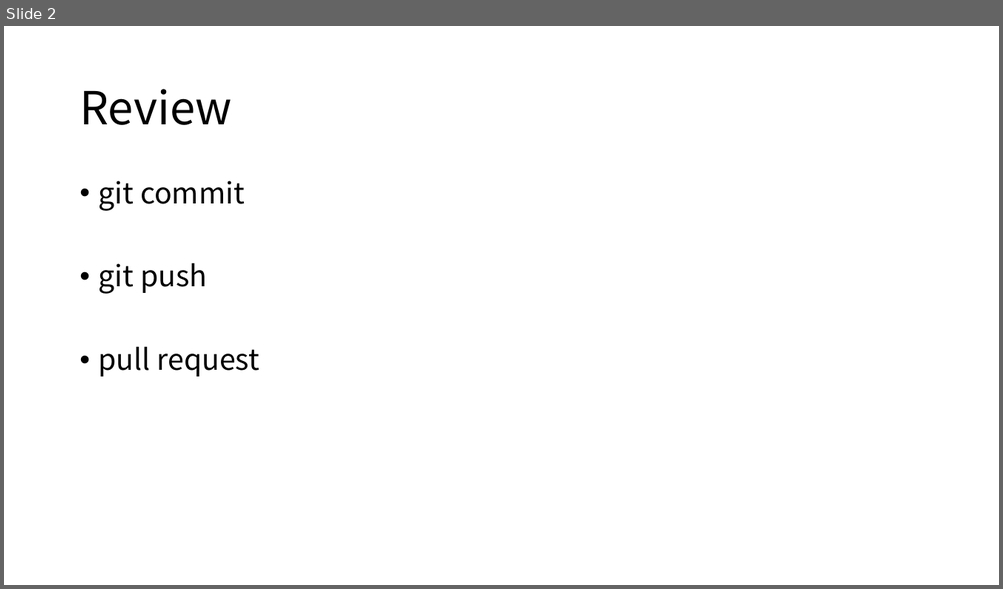
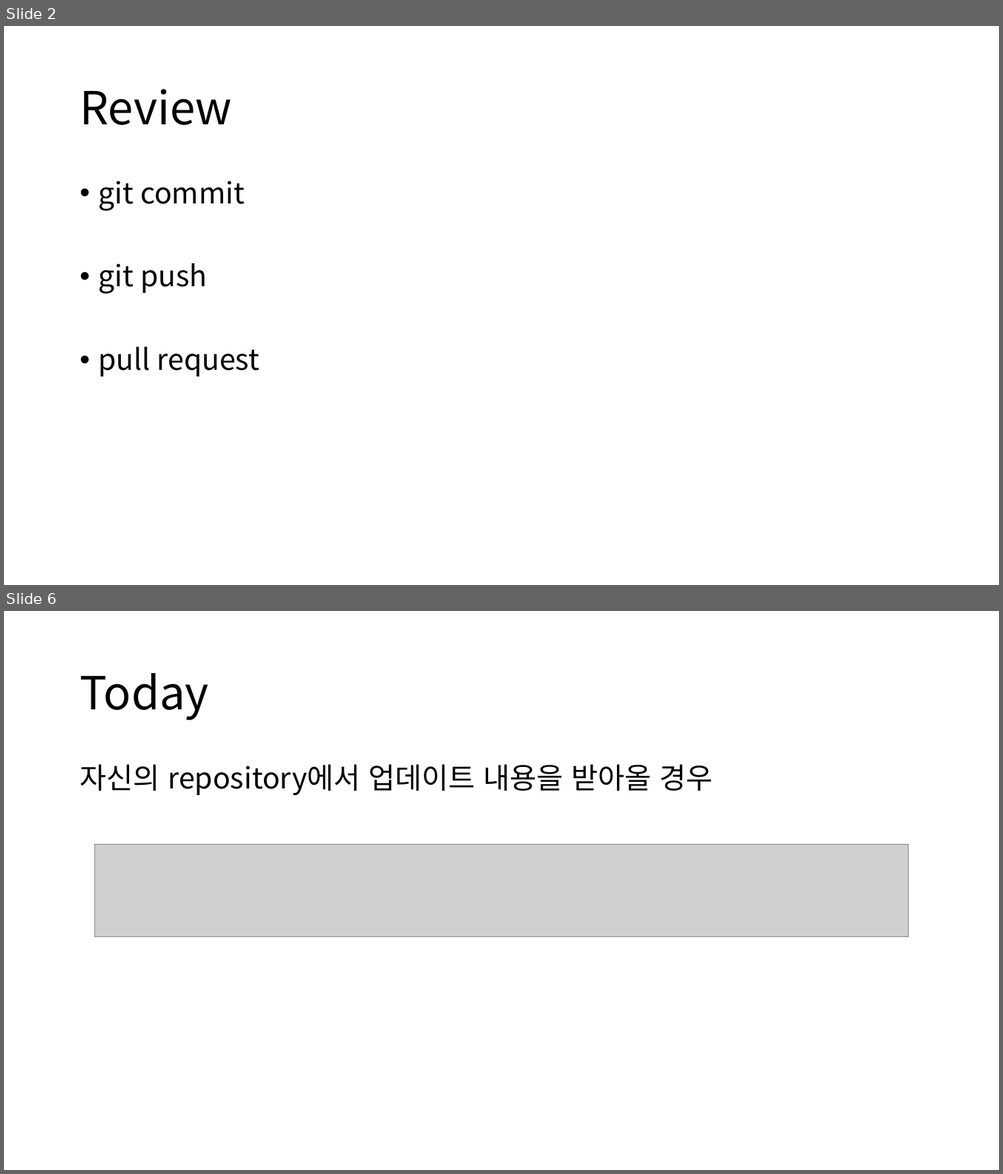
Before and after one commit to tjdghks994/ai-security, a slide deck: 4th week/4th.pptx. Shown one above the other, each under a label of ours: slide 2 before the commit, slides 2 and 6 after it; the slides between them are not shown. The pictures are 1003x589 and 1003x1174 pixels, drawn with LibreOffice and Linux fonts; fonts in the diff are those of the drawing; grey boxes stand for pictures. Boxes give left, top, right and bottom in pixels: in the first picture for what was removed or moved away, otherwise in the second. Text is boxed around its words. In the diff, an @@ line names an element or a change of style, - is before the commit and + after.

```diff
--- a/4th week/4th.pptx
+++ b/4th week/4th.pptx
@@ slide 6 added at bbox=[4, 611, 999, 1170], background #FFFFFF @@
@@ title added at bbox=[79, 673, 209, 721], 44 pt, text #000000 @@
+Today
@@ text added at bbox=[79, 764, 712, 795], 28 pt, text #000000 @@
+자신의 repository에서 업데이트 내용을 받아올 경우
@@ picture added at bbox=[95, 845, 908, 937] @@
```
Also in this commit, not shown: 4 slides changed, 11 other slides added, 1 other file.
